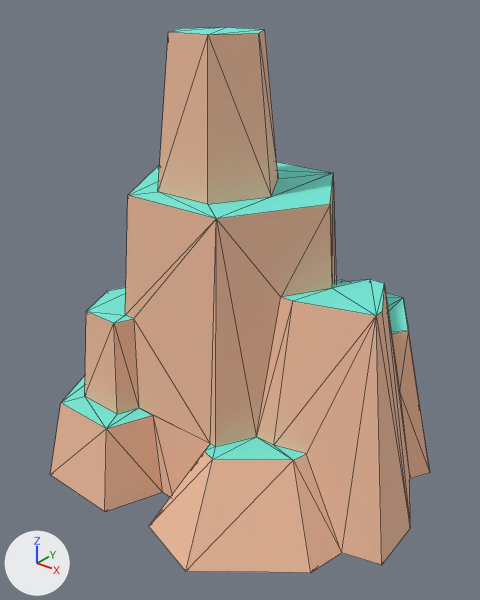
Before and after pictures for a commit that changed the glTF model samples/scenery/rock-tall.glb.
Camera for both pictures: a 50 mm lens placed at (1.61, -2.21, 2.13), pointed at (-0.05, -0.13, 0.84). The lights are fixed; the arrows at lower left show +X, +Y and +Z. The first picture is the older version. Mesh edges are drawn as thin lines. Where no turn or scale is listed for an object, it has been applied to the vertices.

In view in the first picture: 'rock_tallB'.
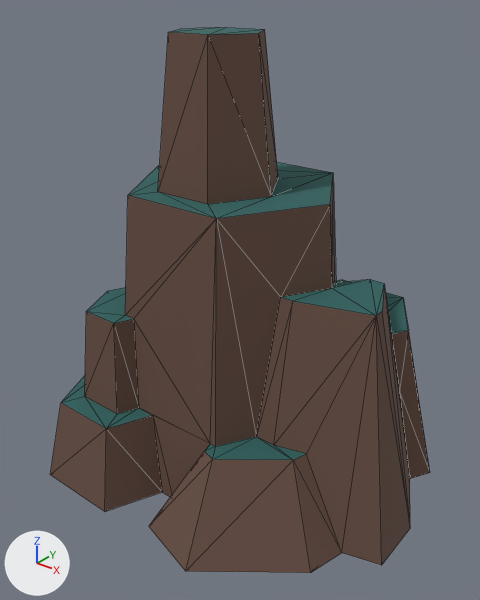
Boxes [x1, y1, x2, y2] around the edits, measured in the pictures (480 x 600 px):
'rock_tallB', recoloured (beige to brown): [50, 27, 430, 573] in both

What changed in the scene script:
```text
Change mat_dirt:
    mat_dirt.base_color: (0.886, 0.514, 0.341) -> (0.133, 0.0745, 0.0546)  # beige #f2be9e -> brown #664d42
Change mat_grass:
    mat_grass.base_color: (0.173, 0.847, 0.722) -> (0.0259, 0.123, 0.115)  # cyan #73eddd -> dark cyan #2d625f
```
